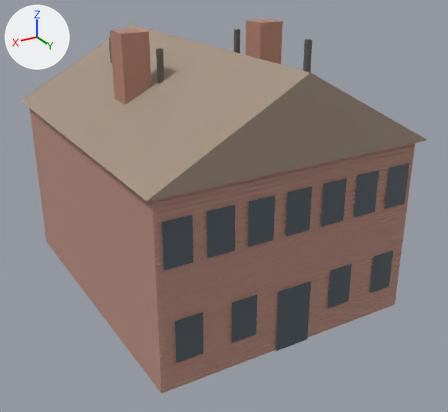
The glTF model chicago/4d/assets/gltf/recon_1835_north_h2_028__inferred_1835.glb, before and after one commit.
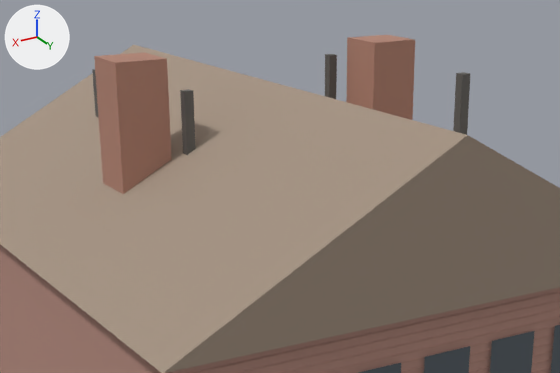
Each version appears first whole from a 50 mm lens placed at (14.49, 23.72, 11.56), pointed at (4.13, 6.47, 2.93), and next in a close-up on the part from 13% to 80% of the width and 0% to 49% of the height. Every picture has the same lights, and +X, +Y and +Z are marked at upper left. The last two pictures show the newer version. Vertices at exactly the same position are counted once.

Script lines for the objects in view, before the commit:
```python
me_recon_1835_north_h2_028__inferred_1835 = bpy.data.meshes.new('recon_1835_north_h2_028__inferred_1835')
me_recon_1835_north_h2_028__inferred_1835.from_pydata(...)  # 482 vertices, 286 faces; spans x -0.25..9.13, y -0.25..11.26, z 0.0..8.99
# faces by material slot: [174, 6, 46, 20, 40]
me_recon_1835_north_h2_028__inferred_1835.materials.append(mat_wall)  # beige #b88d80
me_recon_1835_north_h2_028__inferred_1835.materials.append(mat_roof_shingle)  # beige #a49281
me_recon_1835_north_h2_028__inferred_1835.materials.append(mat_glass)  # dark grey #555d65
me_recon_1835_north_h2_028__inferred_1835.materials.append(mat_brick)  # beige #b38473
me_recon_1835_north_h2_028__inferred_1835.materials.append(mat_stovepipe)  # dark grey #605e5b
# before: 450 (6.13, 2.07, 8.34), 451 (6.13, 2.23, 8.34), 452 (6.29, 2.23, 8.34) at pixel (95, 70), 453 (6.29, 2.07, 8.34) at pixel (92, 69), 454 (6.13, 2.07, 7.19)
# before: 455 (6.29, 2.07, 7.19), 456 (6.29, 2.23, 7.19), 457 (6.13, 2.23, 7.19)
# before: 458 (2.58, 4.82, 8.69) at pixel (332, 53), 459 (2.58, 4.98, 8.69) at pixel (336, 54), 460 (2.74, 4.98, 8.69) at pixel (329, 55), 461 (2.74, 4.82, 8.69) at pixel (324, 54), 462 (2.58, 4.82, 7.19)
# before: 463 (2.74, 4.82, 7.19), 464 (2.74, 4.98, 7.19), 465 (2.58, 4.98, 7.19)
# before: 466 (6.13, 6.03, 8.49) at pixel (189, 89), 467 (6.13, 6.19, 8.49) at pixel (193, 90), 468 (6.29, 6.19, 8.49) at pixel (184, 91), 469 (6.29, 6.03, 8.49) at pixel (180, 90), 470 (6.13, 6.03, 7.19)
# before: 471 (6.29, 6.03, 7.19), 472 (6.29, 6.19, 7.19), 473 (6.13, 6.19, 7.19)
ob_recon_1835_north_h2_028__inferred_1835 = bpy.data.objects.new('recon_1835_north_h2_028__inferred_1835', me_recon_1835_north_h2_028__inferred_1835)
ob_recon_1835_north_h2_028__inferred_1835.location = (0.0, 0.0, 0.0)
```
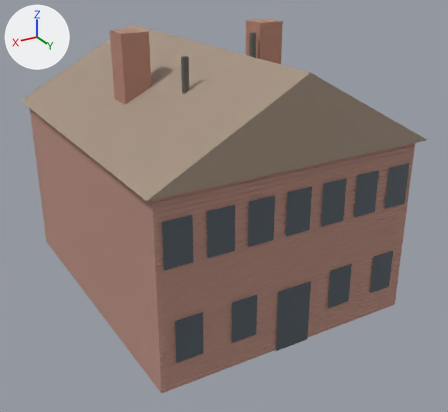
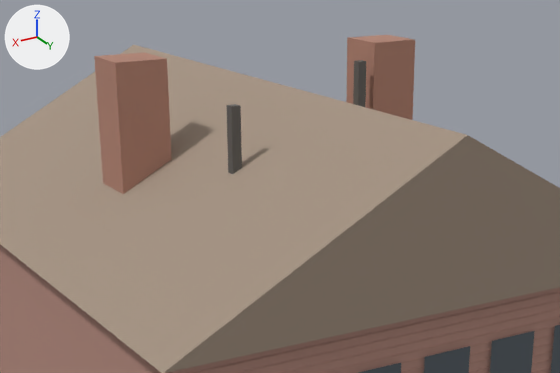
What differs and where, as boxes (x1, y1, x2, y2) in the close-ups (560 x 373 px; the box of a moved part takes in the faces that stretch with it):
part 1 of me_recon_1835_north_h2_028__inferred_1835, deleted
    before: (453, 72, 470, 135)
part 2 of me_recon_1835_north_h2_028__inferred_1835, moved or reshaped (not visible afterwards)
    before: (92, 69, 99, 118)
part 3 of me_recon_1835_north_h2_028__inferred_1835, moved or reshaped
    before: (325, 54, 337, 99)
    after: (353, 60, 366, 107)
part 4 of me_recon_1835_north_h2_028__inferred_1835, moved or reshaped
    before: (180, 89, 196, 155)
    after: (226, 104, 242, 174)

The change in detail:
me_recon_1835_north_h2_028__inferred_1835 is used by ob_recon_1835_north_h2_028__inferred_1835; location (0.0, 0.0, 0.0).
Verts and faces of me_recon_1835_north_h2_028__inferred_1835; kept vertices keep their numbers, new ones are numbered from 482.
me_recon_1835_north_h2_028__inferred_1835 had 482 vertices, 286 faces and spanned x -0.25..9.13, y -0.25..11.26, z 0.0..8.99.
me_recon_1835_north_h2_028__inferred_1835 now has 474 vertices, 276 faces and spans x -0.25..9.13, y -0.25..11.26, z 0.0..8.99.
me_recon_1835_north_h2_028__inferred_1835 part 1: the loose piece of 8 vertices spanning x 2.58..2.74, y 8.78..8.94, z 7.19..8.84 is deleted.
Part 2, on me_recon_1835_north_h2_028__inferred_1835:
Vertices 450 to 457 move by (0.0, 0.33, 0.0).
Part 3, on me_recon_1835_north_h2_028__inferred_1835:
Vertices 458 to 465 move by (0.0, 0.99, 0.0).
Part 4, on me_recon_1835_north_h2_028__inferred_1835:
Vertices 466 to 473 move by (0.0, 1.65, 0.0).
